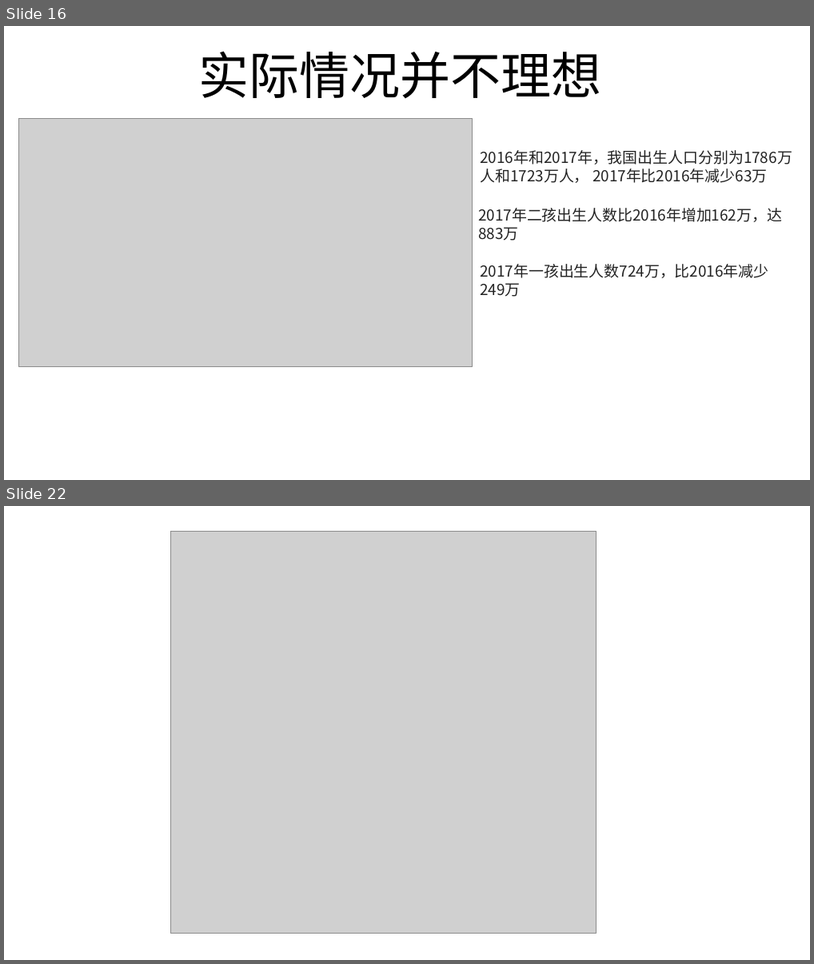
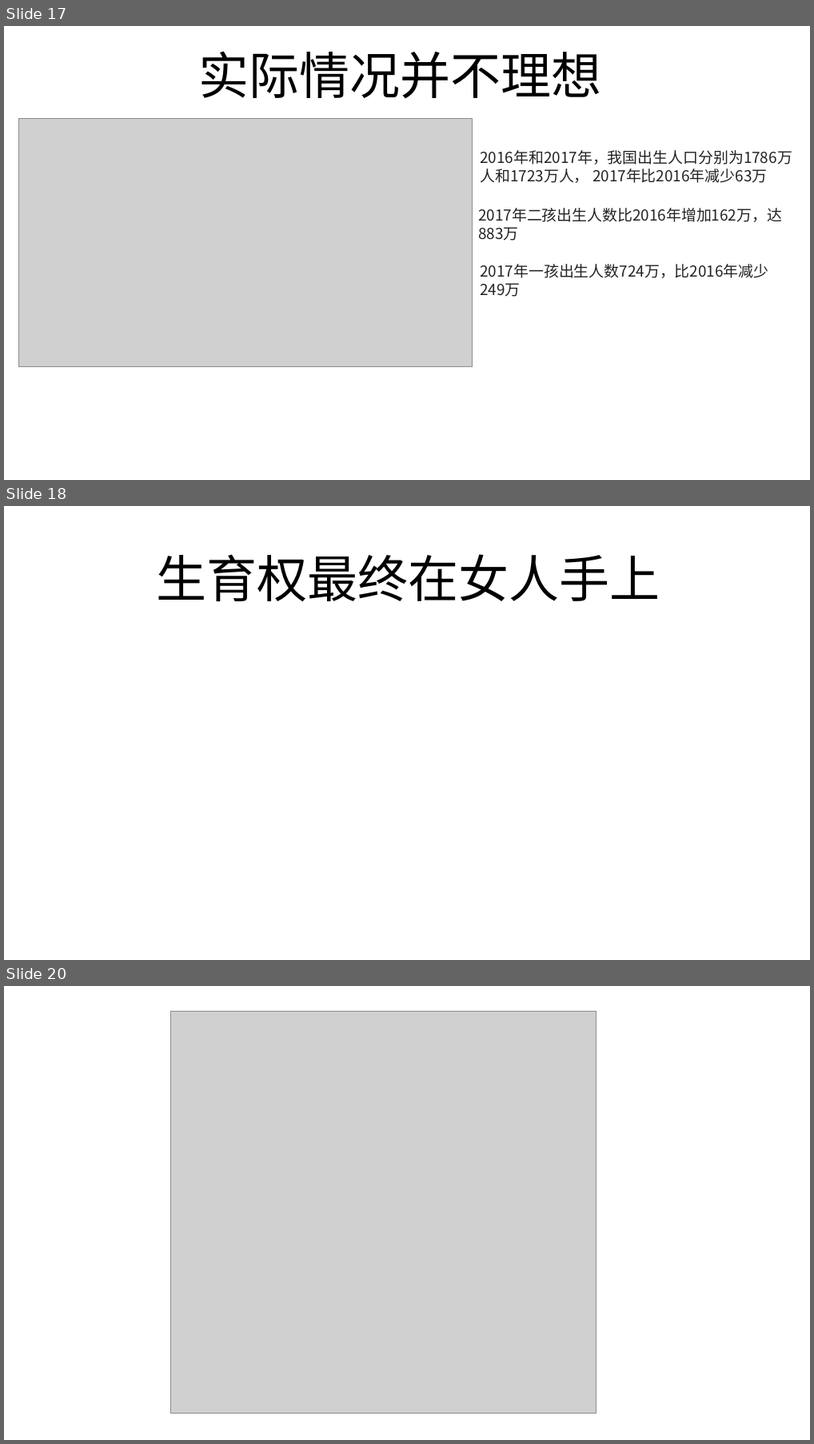
Before and after one commit to FredJiangFei/freetalk, a slide deck: 生娃是国家大事/sw - Copy.pptx. Shown one above the other, each under a label of ours: slides 16 and 22 before the commit, slides 17, 18 and 20 after it; the slides between them are not shown. The pictures are 814x964 and 814x1444 pixels, drawn with LibreOffice and Linux fonts; fonts in the diff are those of the drawing; grey boxes stand for pictures. Boxes give left, top, right and bottom in pixels: in the first picture for what was removed or moved away, otherwise in the second. Text is boxed around its words. In the diff, an @@ line names an element or a change of style, - is before the commit and + after.

```diff
--- a/生娃是国家大事/sw - Copy.pptx
+++ b/生娃是国家大事/sw - Copy.pptx
@@ slide 18 added at [4,506,810,960], background #FFFFFF @@
@@ title added at [156,554,660,601], 60 pt, text #000000 @@
+生育权最终在女人手上
@@ what was slide 16 is now slide 17 @@
@@ what was slide 22 is now slide 20 @@
```
Also in this commit, not shown: 1 slide changed, 1 other slide added, 4 slides removed, 1 other file.
